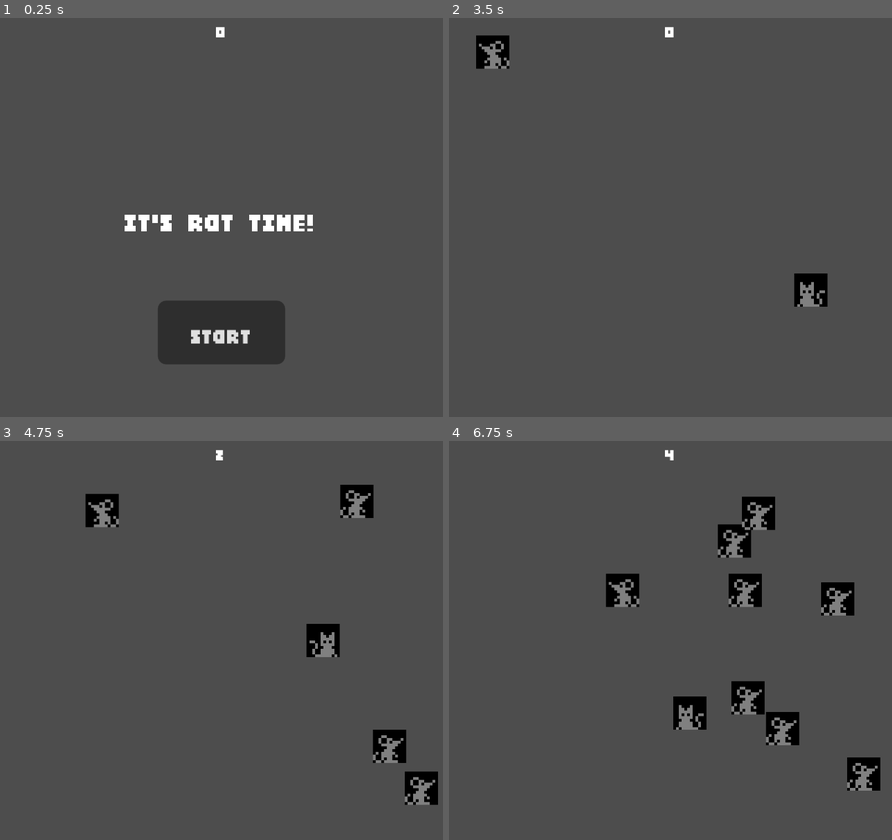
Above: before the commit, frames 1-4 (two rows, left to right).
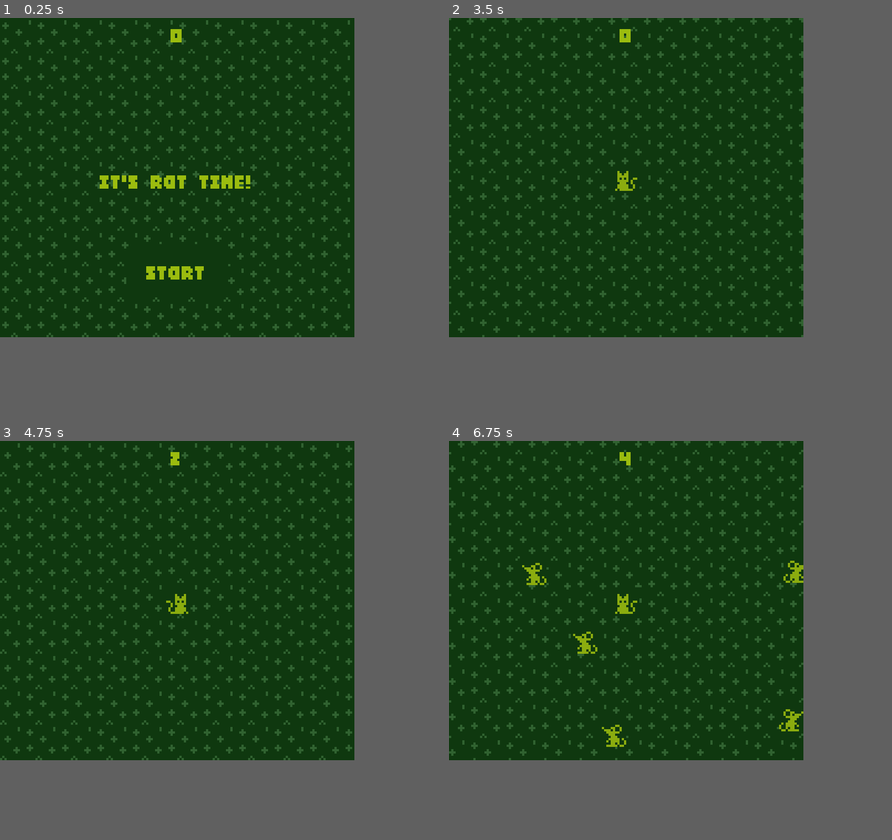
Above: after the commit, the same moments.

Repository: darwinscoat/gameboy-godot-template
Game: Godot game, scene res://main.tscn
The game is run twice, just before and just after one commit, with the same random seed, the same clock (stepped at 60 frames per second) and the same inputs.
Inputs:
- Up to frame 1 (0.25 s): no input
- Up to frame 2 (3.5 s): click "Start" at 0.5 s; tap Enter at 1.25 s; hold Right (move_right) 1.28-2.03 s; hold Down (move_down) 2.03-2.78 s; hold Right (move_right) from 2.78 s (still down)
- Up to frame 3 (4.75 s): release Right (move_right) at 3.53 s; hold Up (move_up) 3.53-4.28 s; hold Left (move_left) from 4.28 s (still down)
- Up to frame 4 (6.75 s): release Left (move_left) at 5.78 s; hold Down (move_down) 5.78-6.53 s; hold Right (move_right) from 6.53 s (still down)
In our replay, the window is 800x720 before the commit and 640x576 after it. These sizes can differ from the game's own. Grey fills any space a smaller window leaves; there, only what the larger window draws over its background counts as a difference.

The runs differ from the first frame. In frame 1, 66% of the frame differs, in the area x 0-80%, y 0-87%; in frame 2, 64%; in frame 3, 65%; in frame 4, 65%.

Commit message:
feat: pixel-perfect settings, camera follow, ring spawning

Diff:
--- a/Scenes/gameboy_shader.tscn
+++ b/Scenes/gameboy_shader.tscn
@@ -22,3 +22,4 @@
 offset_top = -0.863998
 grow_horizontal = 2
 grow_vertical = 2
+mouse_filter = 2
--- /dev/null
+++ b/ground.gd
@@ -0,0 +1,12 @@
+extends Sprite2D
+
+var target: Node2D
+
+
+func _ready():
+	target = get_tree().get_first_node_in_group("player")
+
+
+func _process(_delta):
+	var tile = texture.get_size()
+	position = (target.position / tile).floor() * tile - region_rect.size / 2
--- a/hud.tscn
+++ b/hud.tscn
@@ -16,7 +16,7 @@
 grow_horizontal = 2
 size_flags_horizontal = 4
 theme_override_fonts/font = ExtResource("1_37p78")
-theme_override_font_sizes/font_size = 10
+theme_override_font_sizes/font_size = 16
 text = "0"
 horizontal_alignment = 1
 
@@ -44,7 +44,7 @@
 grow_horizontal = 2
 grow_vertical = 0
 theme_override_fonts/font = ExtResource("1_37p78")
-theme_override_font_sizes/font_size = 13
+theme_override_font_sizes/font_size = 16
 action_mode = 0
 text = "Start"
 autowrap_mode = 2
--- a/main.gd
+++ b/main.gd
@@ -1,6 +1,7 @@
 extends Node
 
 @export var mob_scene: PackedScene
+@export var spawn_distance: float = 120.0
 var score
 
 # Called when the node enters the scene tree for the first time.
@@ -20,37 +21,17 @@
 
 func new_game():
 	score = 0
-	$Player.start($StartPosition.position)
+	$Player.start(Vector2.ZERO)
 	$StartTimer.start()
 	$HUD.update_score(score)
 	$HUD.show_message("Get Ready")
 	get_tree().call_group("mobs", "queue_free")
 
 func _on_mob_timer_timeout():
-	# Create a new instance of the Mob scene.
 	var mob = mob_scene.instantiate()
-
-	# Choose a random location on Path2D.
-	var mob_spawn_location = $MobPath/MobSpawnLocation
-	mob_spawn_location.progress_ratio = randf()
-
-	# Set the mob's position to the random location.
-	mob.position = mob_spawn_location.position
-
-	# Set the mob's direction perpendicular to the path direction.
-	var direction = mob_spawn_location.rotation + PI / 2
-
-	# Add some randomness to the direction.
-	direction += randf_range(-PI / 4, PI / 4)
-
-
-	# Choose the velocity for the mob.
-	var velocity = Vector2(randf_range(40.0, 100.0), 0.0)
-	mob.linear_velocity = velocity.rotated(direction)
-
-	# Spawn the mob by adding it to the Main scene.
+	var direction = Vector2.from_angle(randf() * TAU)
+	mob.position = $Player.position + direction * spawn_distance
 	add_child(mob)
-
 
 func _on_score_timer_timeout():
 	score += 1
--- a/main.tscn
+++ b/main.tscn
@@ -5,12 +5,8 @@
 [ext_resource type="PackedScene" uid="uid://bekl5cnjgwhyl" path="res://mob.tscn" id="2_h2yge"]
 [ext_resource type="PackedScene" uid="uid://snr34p2tj46r" path="res://Scenes/gameboy_shader.tscn" id="4_1bvp3"]
 [ext_resource type="PackedScene" uid="uid://biqgogtp3r7jx" path="res://hud.tscn" id="4_lquwl"]
-
-[sub_resource type="Curve2D" id="Curve2D_ig7tw"]
-_data = {
-"points": PackedVector2Array(0, 0, 0, 0, 6, 3, 0, 0, 0, 0, 152, 3, 0, 0, 0, 0, 156, 141, 0, 0, 0, 0, 10, 137, 0, 0, 0, 0, 6, 3)
-}
-point_count = 5
+[ext_resource type="Script" uid="uid://d03uokpkq22y0" path="res://ground.gd" id="5_ground"]
+[ext_resource type="Texture2D" uid="uid://dogudcb60iwd6" path="res://Assets/Sprites/ground.png" id="6_ground"]
 
 [node name="Main" type="Node" unique_id=443435830]
 script = ExtResource("1_0xm2m")
@@ -27,14 +23,13 @@
 
 [node name="WaveTimer" type="Timer" parent="." unique_id=799047299]
 
-[node name="StartPosition" type="Marker2D" parent="." unique_id=523690202]
-position = Vector2(80, 72)
-
-[node name="MobPath" type="Path2D" parent="." unique_id=1149215952]
-curve = SubResource("Curve2D_ig7tw")
-
-[node name="MobSpawnLocation" type="PathFollow2D" parent="MobPath" unique_id=2101486196]
-position = Vector2(6, 3)
+[node name="Ground" type="Sprite2D" parent="." unique_id=1863119164]
+texture_repeat = 2
+texture = ExtResource("6_ground")
+centered = false
+region_enabled = true
+region_rect = Rect2(0, 0, 224, 192)
+script = ExtResource("5_ground")
 
 [node name="Player" parent="." unique_id=354665368 instance=ExtResource("1_ig7tw")]
 
@@ -42,7 +37,6 @@
 
 [node name="Canvas Layer" type="CanvasLayer" parent="." unique_id=1436669654]
 layer = 100
-visible = false
 
 [node name="Gameboy Shader" parent="Canvas Layer" unique_id=145348038 instance=ExtResource("4_1bvp3")]
 anchor_left = 0.0
--- a/mob.gd
+++ b/mob.gd
@@ -2,6 +2,7 @@
 
 @export var chase_speed: float = 20.0
 @export var turn_speed: float = 10.0
+@export var despawn_distance: float = 200.0
 var target: Node2D
 
 # Called when the node enters the scene tree for the first time.
@@ -20,9 +21,9 @@
 	if target == null or not target.visible:
 		return
 	var to_player = target.global_position - global_position
+	if to_player.length() > despawn_distance:
+		queue_free()
+		return
 	var wanted_velocity = to_player.normalized() * chase_speed
 	linear_velocity = linear_velocity.lerp(wanted_velocity, minf(turn_speed * delta, 1.0))
 	$AnimatedSprite2D.flip_h = linear_velocity.x < 0
-
-func _on_visible_on_screen_notifier_2d_screen_exited() -> void:
-	queue_free()
--- a/mob.tscn
+++ b/mob.tscn
@@ -15,10 +15,10 @@
 }]
 
 [sub_resource type="CapsuleShape2D" id="CapsuleShape2D_p11y5"]
-radius = 6.0
-height = 14.0
+radius = 4.0
+height = 8.0
 
-[node name="Mob" type="RigidBody2D" unique_id=27830046 groups=["mob"]]
+[node name="Mob" type="RigidBody2D" unique_id=27830046 groups=["mobs"]]
 collision_mask = 0
 gravity_scale = 0.0
 script = ExtResource("1_nokgg")
@@ -30,7 +30,3 @@
 
 [node name="CollisionShape2D" type="CollisionShape2D" parent="." unique_id=279372077]
 shape = SubResource("CapsuleShape2D_p11y5")
-
-[node name="VisibleOnScreenNotifier2D" type="VisibleOnScreenNotifier2D" parent="." unique_id=538939494]
-
-[connection signal="screen_exited" from="VisibleOnScreenNotifier2D" to="." method="_on_visible_on_screen_notifier_2d_screen_exited"]
--- a/player.gd
+++ b/player.gd
@@ -3,11 +3,9 @@
 signal hit
 
 @export var speed = 35 # How fast the player will move (pixels/sec).
-var screen_size # Size of the game window.
 
 # Called when the node enters the scene tree for the first time.
 func _ready():
-	screen_size = get_viewport_rect().size
 	hide()
 
 # Called every frame. 'delta' is the elapsed time since the previous frame.
@@ -29,7 +27,6 @@
 		$AnimatedSprite2D.stop()
 
 	position += velocity * delta
-	position = position.clamp(Vector2.ZERO, screen_size)
 
 	if velocity.x != 0 || velocity.y != 0:
 		$AnimatedSprite2D.animation = "walk"
--- a/player.tscn
+++ b/player.tscn
@@ -29,4 +29,6 @@
 [node name="CollisionShape2D" type="CollisionShape2D" parent="." unique_id=54510400]
 shape = SubResource("CapsuleShape2D_yqs4j")
 
+[node name="Camera2D" type="Camera2D" parent="."]
+
 [connection signal="body_entered" from="." to="." method="_on_body_entered"]
--- a/project.godot
+++ b/project.godot
@@ -24,9 +24,9 @@
 
 window/size/viewport_width=160
 window/size/viewport_height=144
-window/size/borderless=true
-window/size/transparent=true
-window/stretch/mode="canvas_items"
+window/size/window_width_override=640
+window/size/window_height_override=576
+window/stretch/mode="viewport"
 window/stretch/scale_mode="integer"
 
 [input]
@@ -55,3 +55,4 @@
 [rendering]
 
 textures/canvas_textures/default_texture_filter=0
+2d/snap/snap_2d_transforms_to_pixel=true
Binary file added: Assets/Sprites/ground.png
Not shown, added: Assets/Sprites/ground.png.import
Not shown, added: ground.gd.uid
